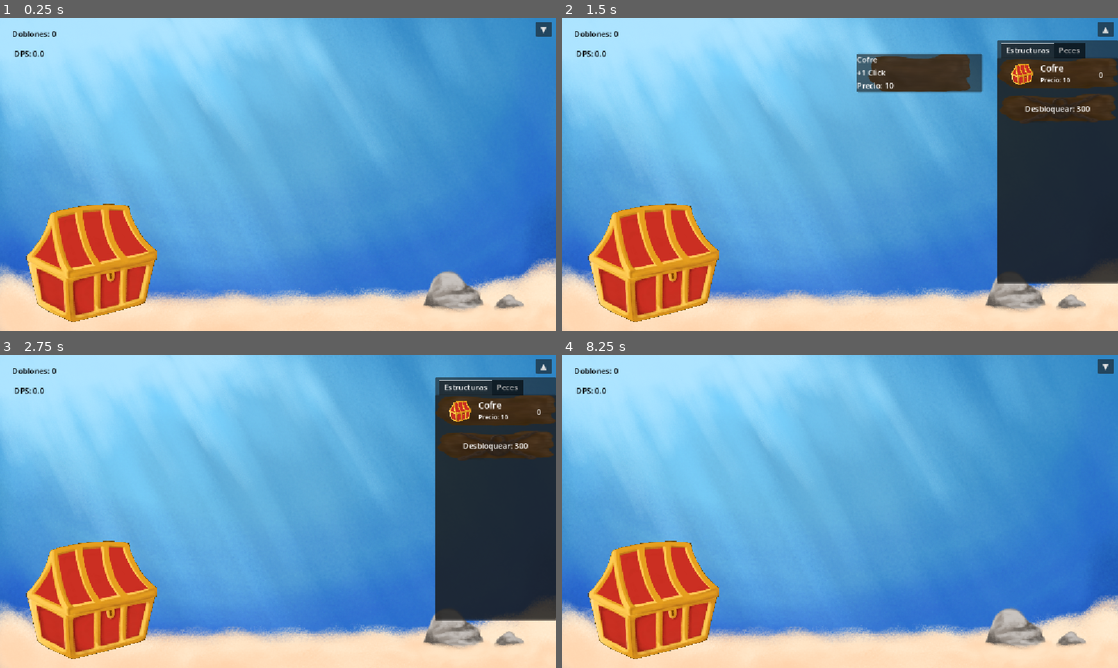
Above: before the commit, frames 1-4 (two rows, left to right).
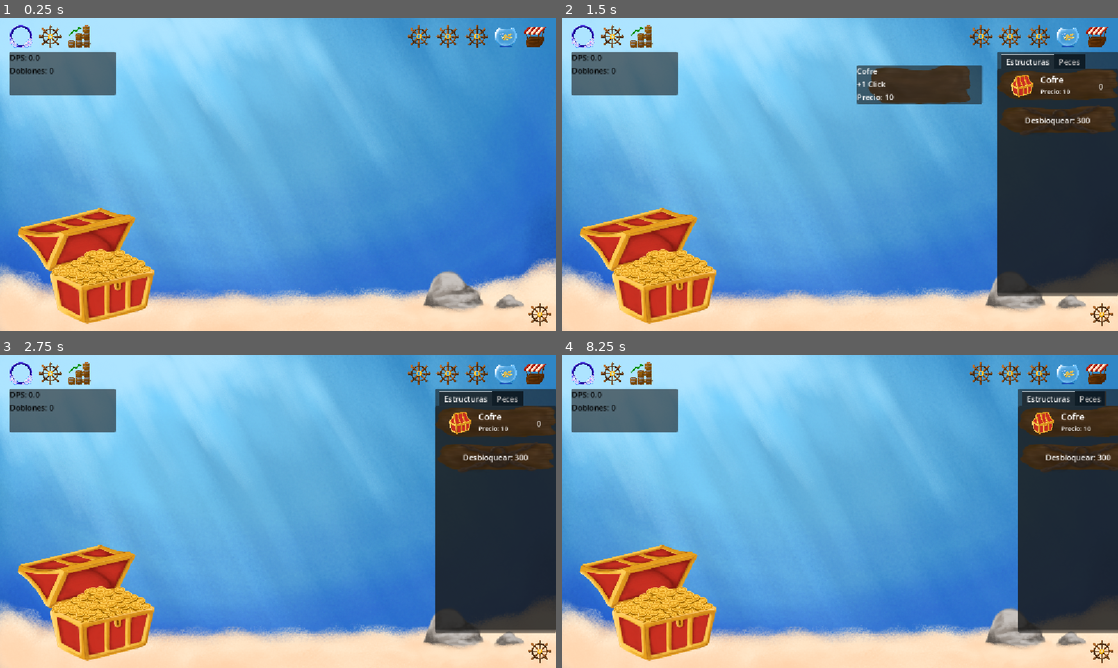
Above: after the commit, the same moments.

Repository: Niett204/fish-clicks
Game: Godot game, scene res://scenes/main.tscn
Two runs of this game, one before a commit and one after it. Both use one fixed random seed, a clock stepped at 60 frames per second and the inputs below.
Inputs (mouse positions are in pixels of both pictures, inside the frame that each line leads up to; where the layout moved, square brackets give the same spot in the first picture):
- Up to frame 1 (0.25 s): no input
- Up to frame 2 (1.5 s): click (1106, 30) at 0.5 s, where only the run before the commit has a clickable "▼"; click (1056, 83) [1056, 74] at 1.25 s
- Up to frame 3 (2.75 s): click (22, 373) at 2.02 s
- Up to frame 4 (8.25 s): click (612, 373) at 2.77 s; click (1106, 367) at 3.5 s, where only the run before the commit has a clickable "▲"; click (639, 373) at 4.27 s; click (979, 373) at 5.02 s; click (1012, 373) at 5.77 s; click (1040, 373) at 6.52 s; click (1067, 373) at 7.27 s; click (1095, 373) at 8.02 s

The runs differ from the first frame. In frame 1, 9.9% of the frame differs, in the area x 1-100%, y 1-99%; in frame 2, 17%; in frame 3, 15%; in frame 4, 24%.

Commit message:
Añadida la HUD y el quitar HUD

Diff:
--- a/client/fish-clicks-main/scenes/main.gd
+++ b/client/fish-clicks-main/scenes/main.gd
@@ -5,17 +5,19 @@
 @export var dps_per_fish: float = 1.0
 @export var shop_item_card_scene: PackedScene
 
-@onready var coins_label: Label = $UI/Root/HUD/DoblonesLabel
-@onready var shop_panel: Control = $UI/Root/TiendaPanel
-@onready var toggle_button: Button = $UI/Root/ToggleTiendaButton
+@onready var coins_label: Label = $UI/Root/HUD/LeftInfoPanel/VBoxContainer/DoblonesLabel
+@onready var shop_panel: Control = $UI/Root/HUD/TiendaPanel
+@onready var btn_shop_icon: TextureButton = $UI/Root/HUD/TopBar/RightGroup/BtnShop
 @onready var chest: Area2D = $Cofre
 @onready var chest_sprite: Sprite2D = $Cofre/Sprite2D
 @onready var fish_layer = $PecesLayer
-@onready var dps_label: Label = $UI/Root/HUD/DpsLabel
-@onready var tab_container: TabContainer = $UI/Root/TiendaPanel/TabContainer
-@onready var list_peces: VBoxContainer = $UI/Root/TiendaPanel/TabContainer/Peces/ScrollContainer/ListPeces
-@onready var list_estructuras: VBoxContainer = $UI/Root/TiendaPanel/TabContainer/Estructuras/ScrollContainer/ListEstructuras
-@onready var info_panel: Control = $UI/Root/InfoExtraPanel
+@onready var dps_label: Label = $UI/Root/HUD/LeftInfoPanel/VBoxContainer/DpsLabel
+@onready var tab_container: TabContainer = $UI/Root/HUD/TiendaPanel/TabContainer
+@onready var list_peces: VBoxContainer = $UI/Root/HUD/TiendaPanel/TabContainer/Peces/ScrollContainer/ListPeces
+@onready var list_estructuras: VBoxContainer = $UI/Root/HUD/TiendaPanel/TabContainer/Estructuras/ScrollContainer/ListEstructuras
+@onready var info_panel: Control = $UI/Root/HUD/InfoExtraPanel
+@onready var hud: Control = $UI/Root/HUD
+@onready var btn_hide: TextureButton = $UI/Root/BtnHideHUD
 
 const ITEMS := {
 	"fish_basic": {
@@ -56,6 +58,7 @@
 var shop_x_open: float
 var shop_x_closed: float
 var _block_info_hover := false
+var hud_visible := true
 
 func _ready() -> void:
 	for k in ITEMS.keys():
@@ -63,7 +66,16 @@
 		unlocked[id] = false
 	shop_panel.visible = false
 	chest_base_scale = chest_sprite.scale
-	toggle_button.text = "▼"
+
+	btn_hide.pressed.connect(func():
+		play_squish(btn_shop_icon)
+		_toggle_hud()
+	)
+
+	btn_shop_icon.pressed.connect(func():
+		play_squish(btn_shop_icon)
+		toggle_shop()
+	)
 
 	tab_container.tab_changed.connect(_on_tab_changed)
 
@@ -81,6 +93,10 @@
 	shop_panel.visible = true  # importante: visible para que pueda animarse
 	shop_open = false
 
+func _toggle_hud():
+	hud_visible = !hud_visible
+	hud.visible = hud_visible
+
 func toggle_shop() -> void:
 	shop_open = !shop_open
 
@@ -93,8 +109,6 @@
 
 	var target_x := shop_x_open if shop_open else shop_x_closed
 	shop_tween.tween_property(shop_panel, "position:x", target_x, 0.25)
-
-	toggle_button.text = "▲" if shop_open else "▼"
 
 	if shop_open:
 		_on_tab_changed(tab_container.current_tab)
@@ -295,3 +309,18 @@
 		str(get_level(id))
 	)
 	card.update_state(coins)
+
+func play_squish(node: Control) -> void:
+	var t := create_tween()
+	t.set_trans(Tween.TRANS_BACK).set_ease(Tween.EASE_OUT)
+	node.scale = Vector2(1, 1)
+	t.tween_property(node, "scale", Vector2(0.92, 0.88), 0.06)
+	t.tween_property(node, "scale", Vector2(1.02, 1.02), 0.08)
+	t.tween_property(node, "scale", Vector2(1, 1), 0.08)
+
+func _on_btn_shop_pressed() -> void:
+	pass # Replace with function body.
+
+
+func _on_btn_hide_hud_pressed() -> void:
+	pass # Replace with function body.
--- a/client/fish-clicks-main/scenes/main.tscn
+++ b/client/fish-clicks-main/scenes/main.tscn
@@ -6,9 +6,14 @@
 [ext_resource type="PackedScene" uid="uid://dinpoywkt4vsq" path="res://scenes/FloatingText.tscn" id="2_tefeu"]
 [ext_resource type="Script" uid="uid://cw3knghd0miub" path="res://scenes/cofre.gd" id="3_jyhfs"]
 [ext_resource type="PackedScene" uid="uid://cfhhda8qg0bq0" path="res://scenes/ShopItemCard.tscn" id="4_o6xl0"]
-[ext_resource type="Texture2D" uid="uid://dj7r3qo376quo" path="res://assets/estructuras/cofre1.png" id="4_tbgi4"]
+[ext_resource type="Texture2D" uid="uid://bumfn7ywlc7r5" path="res://assets/estructuras/cofre_abierto_lleno.png" id="7_a8y0u"]
+[ext_resource type="Texture2D" uid="uid://di0p043eru4vj" path="res://assets/ui/iconos/icono_perfil.png" id="8_eb6dy"]
 [ext_resource type="Script" uid="uid://dl0sgr2smpium" path="res://scenes/info_extra_panel.gd" id="8_tipki"]
 [ext_resource type="Texture2D" uid="uid://bva22m6ipd063" path="res://assets/ui/tabla.png" id="9_85g3d"]
+[ext_resource type="Texture2D" uid="uid://bapfvmfpgbe7p" path="res://assets/ui/iconos/icono_opciones.png" id="9_trceg"]
+[ext_resource type="Texture2D" uid="uid://casqwt2ogwyax" path="res://assets/ui/iconos/icono_stats.png" id="10_a8y0u"]
+[ext_resource type="Texture2D" uid="uid://bdp4yakc85yet" path="res://assets/ui/iconos/icono_inventario.png" id="11_a8y0u"]
+[ext_resource type="Texture2D" uid="uid://21q76o4ppybq" path="res://assets/ui/iconos/icono_tienda.png" id="12_jkv2x"]
 
 [sub_resource type="RectangleShape2D" id="RectangleShape2D_tefeu"]
 size = Vector2(268, 237)
@@ -39,7 +44,7 @@
 [node name="Sprite2D" type="Sprite2D" parent="Cofre" unique_id=1706070275]
 position = Vector2(193, 514.00006)
 scale = Vector2(0.29398158, 0.2740741)
-texture = ExtResource("4_tbgi4")
+texture = ExtResource("7_a8y0u")
 
 [node name="CollisionShape2D" type="CollisionShape2D" parent="Cofre" unique_id=1343405143]
 position = Vector2(188, 507.5)
@@ -67,25 +72,113 @@
 grow_vertical = 2
 mouse_filter = 1
 
-[node name="DoblonesLabel" type="Label" parent="UI/Root/HUD" unique_id=914565459]
+[node name="TopBar" type="Control" parent="UI/Root/HUD" unique_id=323055221]
+layout_mode = 1
+anchor_right = 1.0
+offset_bottom = 35.0
+grow_horizontal = 2
+grow_vertical = 2
+mouse_filter = 2
+
+[node name="LeftGroup" type="HBoxContainer" parent="UI/Root/HUD/TopBar" unique_id=348199901]
+layout_mode = 1
+offset_left = 20.0
+offset_top = 15.0
+offset_right = 60.0
+offset_bottom = 55.0
+theme_override_constants/separation = 12
+
+[node name="BtnProfile" type="TextureButton" parent="UI/Root/HUD/TopBar/LeftGroup" unique_id=736051834]
+custom_minimum_size = Vector2(48, 48)
+layout_mode = 2
+texture_normal = ExtResource("8_eb6dy")
+ignore_texture_size = true
+stretch_mode = 5
+
+[node name="BtnOptions" type="TextureButton" parent="UI/Root/HUD/TopBar/LeftGroup" unique_id=544079481]
+custom_minimum_size = Vector2(48, 48)
+layout_mode = 2
+texture_normal = ExtResource("9_trceg")
+ignore_texture_size = true
+stretch_mode = 5
+
+[node name="BtnStats" type="TextureButton" parent="UI/Root/HUD/TopBar/LeftGroup" unique_id=226584191]
+custom_minimum_size = Vector2(48, 48)
+layout_mode = 2
+texture_normal = ExtResource("10_a8y0u")
+ignore_texture_size = true
+stretch_mode = 5
+
+[node name="RightGroup" type="HBoxContainer" parent="UI/Root/HUD/TopBar" unique_id=469046478]
+layout_mode = 1
+anchors_preset = 1
+anchor_left = 1.0
+anchor_right = 1.0
+offset_left = -122.0
+offset_top = 15.0
+offset_right = -20.0
+offset_bottom = 55.0
+grow_horizontal = 0
+theme_override_constants/separation = 12
+
+[node name="BtnEvent" type="TextureButton" parent="UI/Root/HUD/TopBar/RightGroup" unique_id=1631156383]
+custom_minimum_size = Vector2(48, 48)
+layout_mode = 2
+texture_normal = ExtResource("9_trceg")
+ignore_texture_size = true
+stretch_mode = 5
+
+[node name="BtnWorld" type="TextureButton" parent="UI/Root/HUD/TopBar/RightGroup" unique_id=266951714]
+custom_minimum_size = Vector2(48, 48)
+layout_mode = 2
+texture_normal = ExtResource("9_trceg")
+ignore_texture_size = true
+stretch_mode = 5
+
+[node name="BtnEncyclopedia" type="TextureButton" parent="UI/Root/HUD/TopBar/RightGroup" unique_id=1034668082]
+custom_minimum_size = Vector2(48, 48)
+layout_mode = 2
+texture_normal = ExtResource("9_trceg")
+ignore_texture_size = true
+stretch_mode = 5
+
+[node name="BtnInventory" type="TextureButton" parent="UI/Root/HUD/TopBar/RightGroup" unique_id=5795540]
+custom_minimum_size = Vector2(48, 48)
+layout_mode = 2
+texture_normal = ExtResource("11_a8y0u")
+ignore_texture_size = true
+stretch_mode = 5
+
+[node name="BtnShop" type="TextureButton" parent="UI/Root/HUD/TopBar/RightGroup" unique_id=110734671]
+custom_minimum_size = Vector2(48, 48)
+layout_mode = 2
+texture_normal = ExtResource("12_jkv2x")
+ignore_texture_size = true
+stretch_mode = 5
+
+[node name="LeftInfoPanel" type="Panel" parent="UI/Root/HUD" unique_id=1672445034]
+layout_mode = 1
+offset_left = 20.0
+offset_top = 70.0
+offset_right = 240.0
+offset_bottom = 160.0
+
+[node name="VBoxContainer" type="VBoxContainer" parent="UI/Root/HUD/LeftInfoPanel" unique_id=1724032618]
 layout_mode = 0
-offset_left = 25.0
-offset_top = 21.0
-offset_right = 116.0
-offset_bottom = 44.0
+offset_right = 40.0
+offset_bottom = 40.0
+
+[node name="DpsLabel" type="Label" parent="UI/Root/HUD/LeftInfoPanel/VBoxContainer" unique_id=1869966431]
+layout_mode = 2
+theme_override_colors/font_color = Color(0, 0, 0, 1)
+text = "DPS: 0"
+
+[node name="DoblonesLabel" type="Label" parent="UI/Root/HUD/LeftInfoPanel/VBoxContainer" unique_id=914565459]
+layout_mode = 2
 theme_override_colors/font_color = Color(0, 0, 0, 1)
 text = "Doblones: 0"
 
-[node name="DpsLabel" type="Label" parent="UI/Root/HUD" unique_id=1869966431]
-layout_mode = 0
-offset_left = 29.0
-offset_top = 62.0
-offset_right = 78.0
-offset_bottom = 85.0
-theme_override_colors/font_color = Color(0, 0, 0, 1)
-text = "DPS: 0"
-
-[node name="TiendaPanel" type="Panel" parent="UI/Root" unique_id=1545511951]
+[node name="TiendaPanel" type="Panel" parent="UI/Root/HUD" unique_id=1545511951]
 custom_minimum_size = Vector2(250, 0)
 layout_mode = 1
 anchors_preset = 11
@@ -93,12 +186,12 @@
 anchor_right = 1.0
 anchor_bottom = 1.0
 offset_left = -250.0
-offset_top = 46.0
-offset_bottom = -102.0
+offset_top = 70.0
+offset_bottom = -78.0
 grow_horizontal = 0
 grow_vertical = 2
 
-[node name="TabContainer" type="TabContainer" parent="UI/Root/TiendaPanel" unique_id=1785782234]
+[node name="TabContainer" type="TabContainer" parent="UI/Root/HUD/TiendaPanel" unique_id=1785782234]
 layout_mode = 1
 anchors_preset = 15
 anchor_right = 1.0
@@ -109,42 +202,42 @@
 grow_vertical = 2
 current_tab = 0
 
-[node name="Estructuras" type="Control" parent="UI/Root/TiendaPanel/TabContainer" unique_id=1013639139]
+[node name="Estructuras" type="Control" parent="UI/Root/HUD/TiendaPanel/TabContainer" unique_id=1013639139]
 layout_mode = 2
 metadata/_tab_index = 0
 
-[node name="ScrollContainer" type="ScrollContainer" parent="UI/Root/TiendaPanel/TabContainer/Estructuras" unique_id=1450220889]
-layout_mode = 1
-anchors_preset = 15
-anchor_right = 1.0
-anchor_bottom = 1.0
-grow_horizontal = 2
-grow_vertical = 2
-
-[node name="ListEstructuras" type="VBoxContainer" parent="UI/Root/TiendaPanel/TabContainer/Estructuras/ScrollContainer" unique_id=669970207]
+[node name="ScrollContainer" type="ScrollContainer" parent="UI/Root/HUD/TiendaPanel/TabContainer/Estructuras" unique_id=1450220889]
+layout_mode = 1
+anchors_preset = 15
+anchor_right = 1.0
+anchor_bottom = 1.0
+grow_horizontal = 2
+grow_vertical = 2
+
+[node name="ListEstructuras" type="VBoxContainer" parent="UI/Root/HUD/TiendaPanel/TabContainer/Estructuras/ScrollContainer" unique_id=669970207]
 layout_mode = 2
 size_flags_horizontal = 3
 theme_override_constants/separation = 10
 
-[node name="Peces" type="Control" parent="UI/Root/TiendaPanel/TabContainer" unique_id=438741302]
+[node name="Peces" type="Control" parent="UI/Root/HUD/TiendaPanel/TabContainer" unique_id=438741302]
 visible = false
 layout_mode = 2
 metadata/_tab_index = 1
 
-[node name="ScrollContainer" type="ScrollContainer" parent="UI/Root/TiendaPanel/TabContainer/Peces" unique_id=458589617]
-layout_mode = 1
-anchors_preset = 15
-anchor_right = 1.0
-anchor_bottom = 1.0
-grow_horizontal = 2
-grow_vertical = 2
-
-[node name="ListPeces" type="VBoxContainer" parent="UI/Root/TiendaPanel/TabContainer/Peces/ScrollContainer" unique_id=1508419207]
+[node name="ScrollContainer" type="ScrollContainer" parent="UI/Root/HUD/TiendaPanel/TabContainer/Peces" unique_id=458589617]
+layout_mode = 1
+anchors_preset = 15
+anchor_right = 1.0
+anchor_bottom = 1.0
+grow_horizontal = 2
+grow_vertical = 2
+
+[node name="ListPeces" type="VBoxContainer" parent="UI/Root/HUD/TiendaPanel/TabContainer/Peces/ScrollContainer" unique_id=1508419207]
 layout_mode = 2
 size_flags_horizontal = 3
 theme_override_constants/separation = 10
 
-[node name="InfoExtraPanel" type="Control" parent="UI/Root" unique_id=1578223614]
+[node name="InfoExtraPanel" type="Control" parent="UI/Root/HUD" unique_id=1578223614]
 top_level = true
 z_index = 100
 custom_minimum_size = Vector2(260, 80)
@@ -152,11 +245,11 @@
 anchors_preset = 0
 offset_left = 902.0
 offset_top = 46.0
-offset_right = 942.0
-offset_bottom = 86.0
+offset_right = 1162.0
+offset_bottom = 126.0
 script = ExtResource("8_tipki")
 
-[node name="Banner" type="TextureRect" parent="UI/Root/InfoExtraPanel" unique_id=433949685]
+[node name="Banner" type="TextureRect" parent="UI/Root/HUD/InfoExtraPanel" unique_id=433949685]
 layout_mode = 1
 anchors_preset = 15
 anchor_right = 1.0
@@ -167,42 +260,49 @@
 expand_mode = 1
 stretch_mode = 5
 
-[node name="CardBox" type="Panel" parent="UI/Root/InfoExtraPanel" unique_id=677308730]
-layout_mode = 1
-anchors_preset = 15
-anchor_right = 1.0
-anchor_bottom = 1.0
-grow_horizontal = 2
-grow_vertical = 2
-
-[node name="VBox" type="VBoxContainer" parent="UI/Root/InfoExtraPanel/CardBox" unique_id=467748443]
-layout_mode = 1
-anchors_preset = 15
-anchor_right = 1.0
-anchor_bottom = 1.0
-grow_horizontal = 2
-grow_vertical = 2
-
-[node name="Title" type="Label" parent="UI/Root/InfoExtraPanel/CardBox/VBox" unique_id=2109725913]
-layout_mode = 2
-
-[node name="Desc" type="Label" parent="UI/Root/InfoExtraPanel/CardBox/VBox" unique_id=1326418190]
-layout_mode = 2
-
-[node name="Stats" type="Label" parent="UI/Root/InfoExtraPanel/CardBox/VBox" unique_id=1262020269]
-layout_mode = 2
-
-[node name="ToggleTiendaButton" type="Button" parent="UI/Root" unique_id=305432852]
-layout_mode = 1
-anchors_preset = 1
+[node name="CardBox" type="Panel" parent="UI/Root/HUD/InfoExtraPanel" unique_id=677308730]
+layout_mode = 1
+anchors_preset = 15
+anchor_right = 1.0
+anchor_bottom = 1.0
+grow_horizontal = 2
+grow_vertical = 2
+
+[node name="VBox" type="VBoxContainer" parent="UI/Root/HUD/InfoExtraPanel/CardBox" unique_id=467748443]
+layout_mode = 1
+anchors_preset = 15
+anchor_right = 1.0
+anchor_bottom = 1.0
+grow_horizontal = 2
+grow_vertical = 2
+
+[node name="Title" type="Label" parent="UI/Root/HUD/InfoExtraPanel/CardBox/VBox" unique_id=2109725913]
+layout_mode = 2
+
+[node name="Desc" type="Label" parent="UI/Root/HUD/InfoExtraPanel/CardBox/VBox" unique_id=1326418190]
+layout_mode = 2
+
+[node name="Stats" type="Label" parent="UI/Root/HUD/InfoExtraPanel/CardBox/VBox" unique_id=1262020269]
+layout_mode = 2
+
+[node name="BtnHideHUD" type="TextureButton" parent="UI/Root" unique_id=2090329672]
+custom_minimum_size = Vector2(48, 48)
+layout_mode = 1
+anchors_preset = 3
 anchor_left = 1.0
-anchor_right = 1.0
-offset_left = -42.0
-offset_top = 8.0
-offset_right = -8.0
-offset_bottom = 39.0
+anchor_top = 1.0
+anchor_right = 1.0
+anchor_bottom = 1.0
+offset_left = -58.0
+offset_top = -58.0
+offset_right = -10.0
+offset_bottom = -10.0
 grow_horizontal = 0
-text = "▼"
+grow_vertical = 0
+texture_normal = ExtResource("9_trceg")
+ignore_texture_size = true
+stretch_mode = 5
 
 [connection signal="input_event" from="Cofre" to="Cofre" method="_on_input_event"]
-[connection signal="pressed" from="UI/Root/ToggleTiendaButton" to="." method="_on_toggle_tienda_button_pressed"]
+[connection signal="pressed" from="UI/Root/HUD/TopBar/RightGroup/BtnShop" to="." method="_on_btn_shop_pressed"]
+[connection signal="pressed" from="UI/Root/BtnHideHUD" to="." method="_on_btn_hide_hud_pressed"]
Binary file added: client/fish-clicks-main/assets/estructuras/cofre_abierto_lleno.png
Binary file added: client/fish-clicks-main/assets/ui/iconos/icono_inventario.png
Binary file added: client/fish-clicks-main/assets/ui/iconos/icono_opciones.png
Binary file added: client/fish-clicks-main/assets/ui/iconos/icono_perfil.png
Binary file added: client/fish-clicks-main/assets/ui/iconos/icono_stats.png
Binary file added: client/fish-clicks-main/assets/ui/iconos/icono_tienda.png
